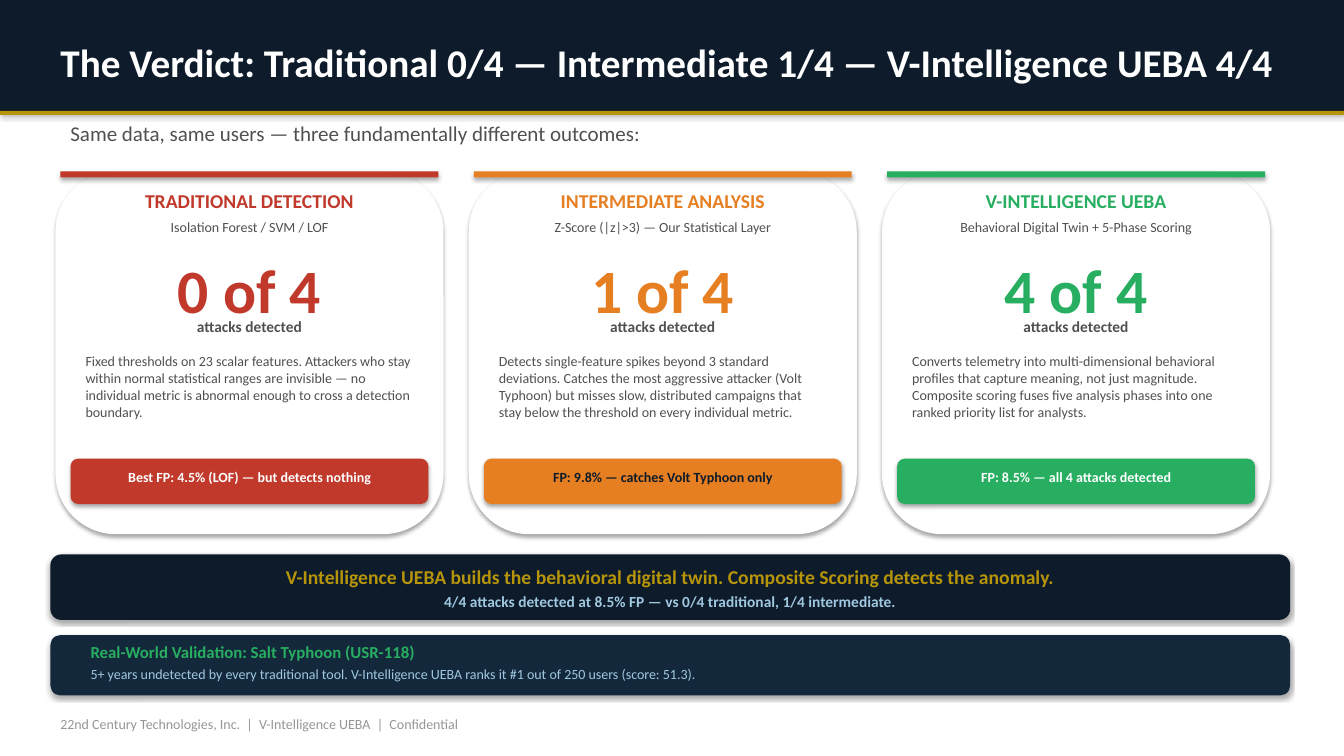
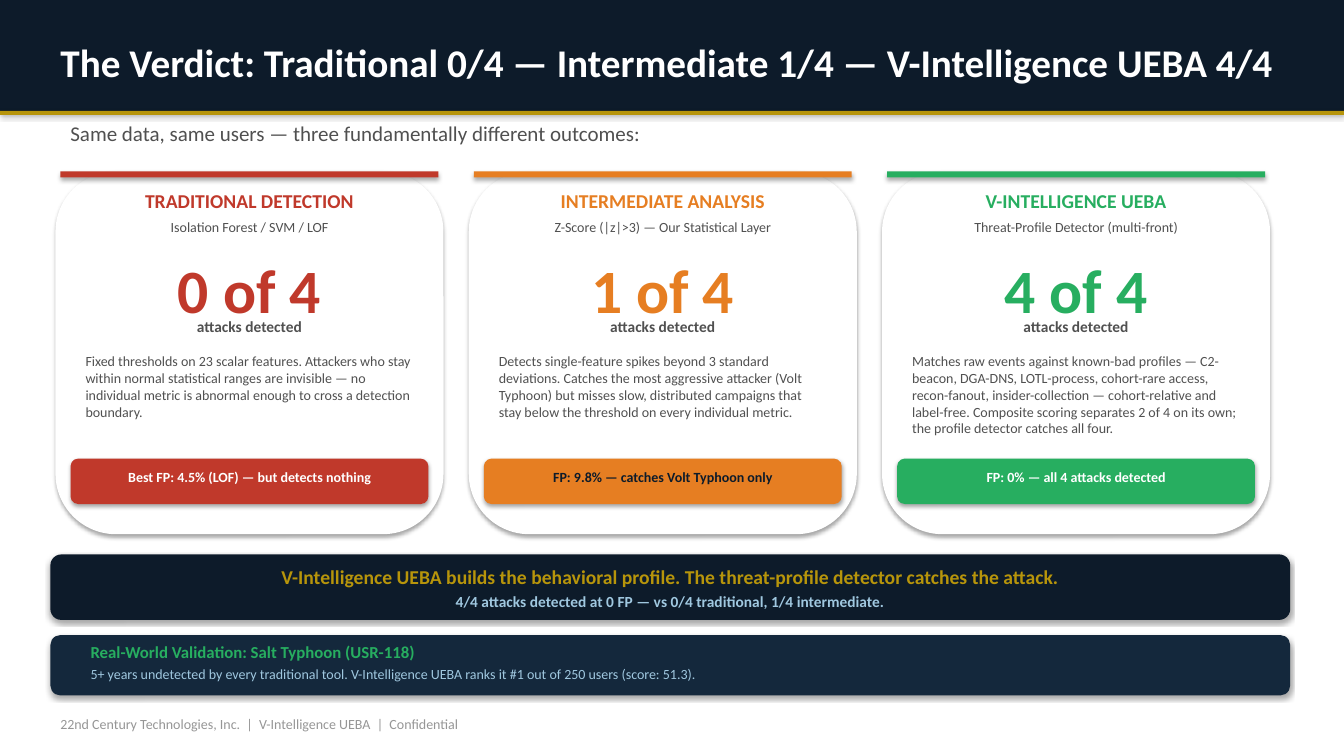
Before and after one commit to ravindrashukla/CyberUEBA_BehavioralIntel, a slide deck: slide 13 of docs/V_Intelligence_UEBA_Sales_Pitch_v2.pptx. Drawn at 1344x756 pixels with LibreOffice and Linux fonts; fonts in the diff are those of the drawing. Boxes give left, top, right and bottom in pixels: in the first picture for what was removed or moved away, otherwise in the second. Text is boxed around its words. In the diff, an @@ line names an element or a change of style, - is before the commit and + after.

```diff
--- a/docs/V_Intelligence_UEBA_Sales_Pitch_v2.pptx
+++ b/docs/V_Intelligence_UEBA_Sales_Pitch_v2.pptx
@@ text at [974, 222, 1178, 234]: text changed @@
-Behavioral Digital Twin + 5-Phase Scoring
+Threat-Profile Detector (multi-front)
@@ text at [912, 356, 1236, 436]: text changed @@
-Converts telemetry into multi-dimensional behavioral profiles that capture meaning, not just magnitude. Composite scoring fuses five analysis phases into one ranked priority list for analysts.
+Matches raw events against known-bad profiles — C2-beacon, DGA-DNS, LOTL-process, cohort-rare access, recon-fanout, insider-collection — cohort-relative and label-free. Composite scoring separates 2 of 4 on its own; the profile detector catches all four.
@@ text at [987, 472, 1166, 482]: text changed @@
-FP: 8.5% — all 4 attacks detected
+FP: 0% — all 4 attacks detected
@@ text at [281, 570, 1058, 588]: text changed @@
-V-Intelligence UEBA builds the behavioral digital twin. Composite Scoring detects the anomaly.
+V-Intelligence UEBA builds the behavioral profile. The threat-profile detector catches the attack.
@@ text at [456, 596, 884, 609]: text changed @@
-4/4 attacks detected at 8.5% FP — vs 0/4 traditional, 1/4 intermediate.
+4/4 attacks detected at 0 FP — vs 0/4 traditional, 1/4 intermediate.
```
Also in this commit, not shown: 7 other slides changed, 17 other files.
